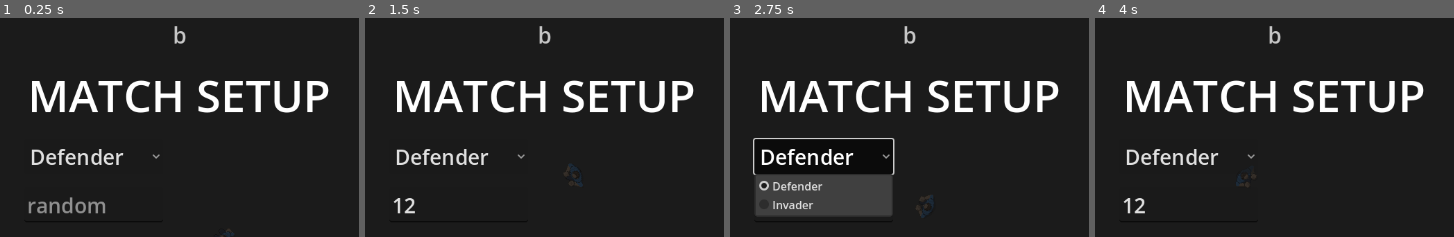
Above: before the commit, frames 1-4 (left to right).
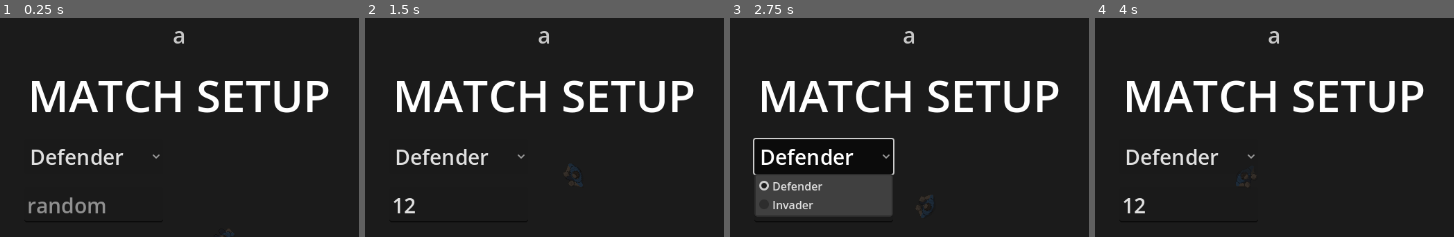
Above: after the commit, the same moments.

Repository: AnthonyThomasson/Example-Godot
Game: Godot game, scene res://scenes/main.tscn
The game is run twice, just before and just after one commit, with the same random seed, the same clock (stepped at 60 frames per second) and the same inputs.
Inputs (mouse positions are % of the whole screen's width and height, from its top left):
- Up to frame 1 (0.25 s): no input
- Up to frame 2 (1.5 s): click (36, 50) at 0.52 s; type "12" at 0.6 s; click "Start" at 1.25 s
- Up to frame 3 (2.75 s): click "Defender" at 2 s
- Up to frame 4 (4 s): click "Random" at 2.75 s; click "Random" at 3.5 s
The pictures show only the part of the screen within x 23-73%, y 8-57%; the shares and areas given below are measured in that part.

The runs differ from the first frame. In frame 1, 0.2% of the frame differs, in the area x 48-52%, y 3-12%; in frame 2, 0.2%; in frame 3, 0.2%; in frame 4, 0.2%.

Commit message:
Trim the debug-state keys nothing reads
commit_max / tactic_max in Behavior.debug_state and around_bodies /
path_points / path_index in Locomotion.debug_state went out through gcmd
and were read by nothing.

Co-Authored-By: Claude Fable 5.1 <noreply@anthropic.com>

Diff:
--- a/scenes/ai/behavior/behavior.gd
+++ b/scenes/ai/behavior/behavior.gd
@@ -431,7 +431,7 @@
 		"interaction_dwell": interaction_dwell,
 		"watch_pos": _hostiles[0]["pos"] if _primitive == &"hold" and not _hostiles.is_empty() else null,
 		"reachable": _loco.debug_state().get("reachable", true),
-		"timers": { "commit": _commit_timer, "commit_max": max_commit_time, "tactic": _tactic_timer, "tactic_max": tactic_interval },
+		"timers": { "commit": _commit_timer, "tactic": _tactic_timer },
 	}
 
 
--- a/scenes/ai/behavior/locomotion.gd
+++ b/scenes/ai/behavior/locomotion.gd
@@ -119,13 +119,10 @@
 	# pixel precision is ample for diagnosis.
 	return {
 		"agent": true,
-		"around_bodies": _around_bodies,
 		"target": _point(_agent.target_position),
 		"reachable": _agent.is_target_reachable(),
 		"finished": _agent.is_navigation_finished(),
 		"next": _point(path[idx]) if idx < path.size() else [],
-		"path_points": path.size(),
-		"path_index": idx,
 	}
 
 
Not shown, changed: .claude/skills/domain-ai-behavior/SKILL.md
